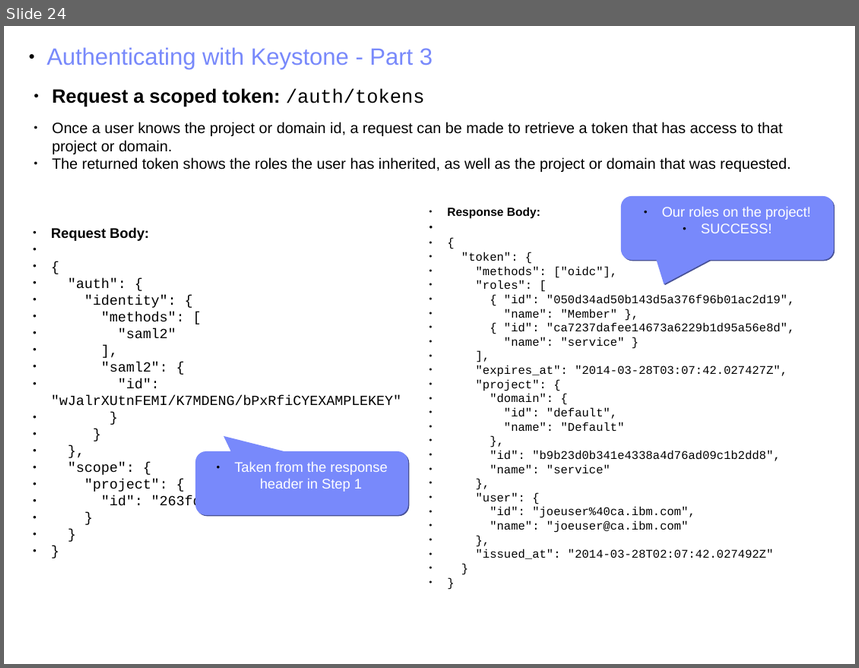
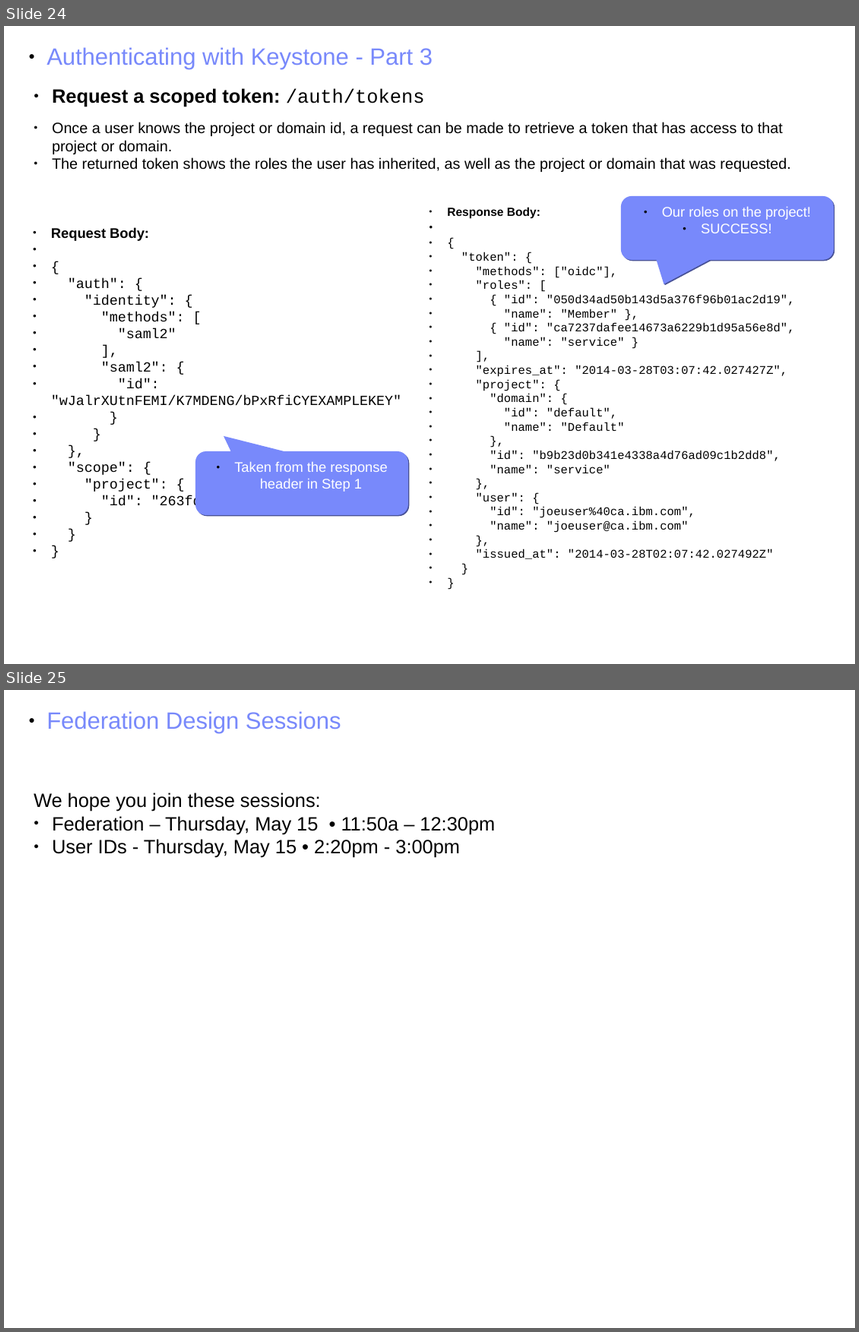
Before and after one commit to joesavak/OpenStackFederation, a slide deck: os-federation.odp. Shown one above the other, each under a label of ours: slide 24 before the commit, slides 24 and 25 after it. The pictures are 859x668 and 859x1332 pixels, drawn with LibreOffice and Linux fonts; fonts in the diff are those of the drawing. Boxes give left, top, right and bottom in pixels: in the first picture for what was removed or moved away, otherwise in the second. Text is boxed around its words. In the diff, an @@ line names an element or a change of style, - is before the commit and + after.

```diff
--- a/os-federation.odp
+++ b/os-federation.odp
@@ slide 25 added at (x1=4, y1=690, x2=855, y2=1328), background #FFFFFF @@
@@ text added at (x1=47, y1=711, x2=341, y2=734), 22 pt, text #7889FB @@
+● Federation Design Sessions
@@ text added at (x1=34, y1=793, x2=495, y2=858), 18 pt, text #000000 @@
+We hope you join these sessions:
+● Federation – Thursday, May 15 • 11:50a – 12:30pm
+● User IDs - Thursday, May 15 • 2:20pm - 3:00pm
```
Also in this commit, not shown: 3 slides changed, 1 other slide added, 1 slide removed.
